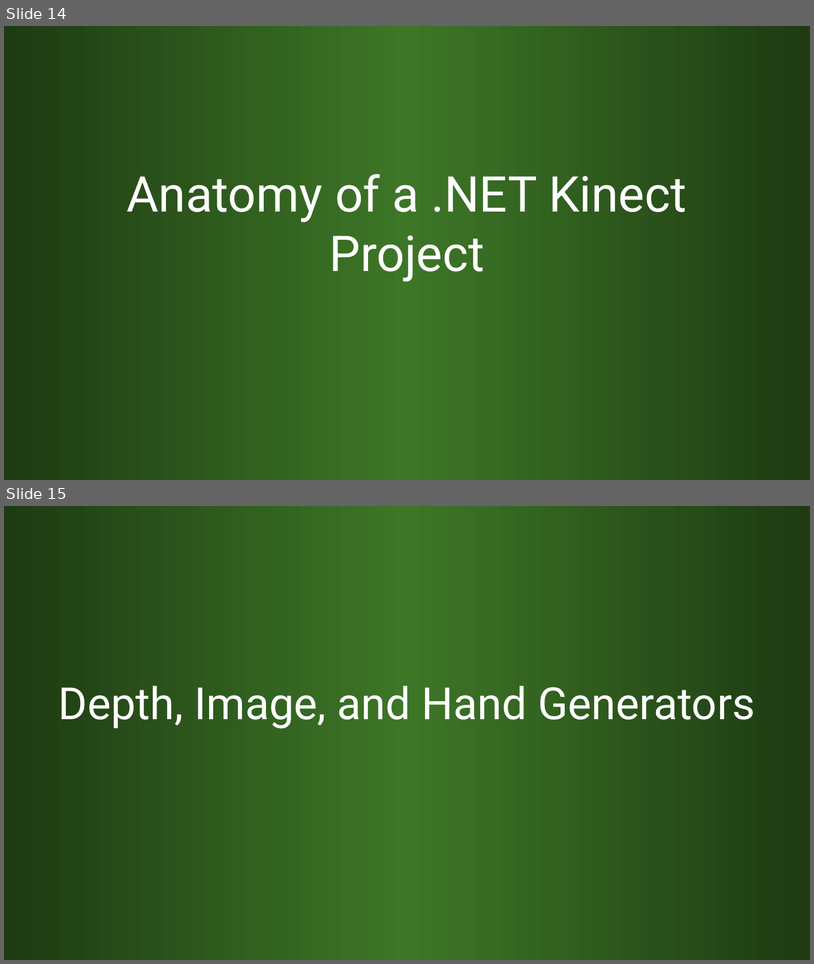
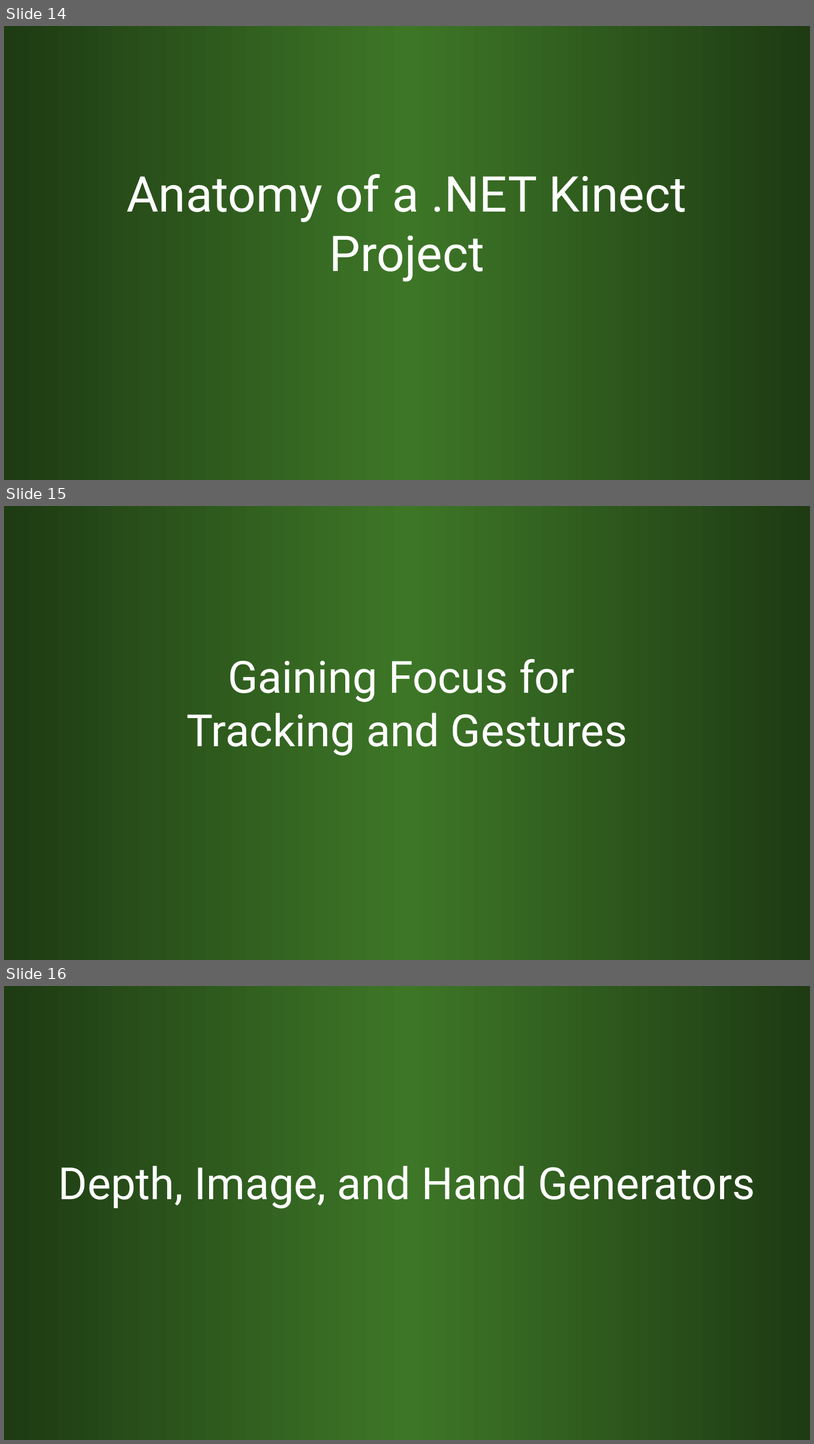
Before and after one commit to kindohm/kinect-nite-dev, a slide deck: slides/KinectDev.pptx. Shown one above the other, each under a label of ours: slides 14 and 15 before the commit, slides 14, 15 and 16 after it. The pictures are 814x964 and 814x1444 pixels, drawn with LibreOffice and Linux fonts; fonts in the diff are those of the drawing. Boxes give left, top, right and bottom in pixels: in the first picture for what was removed or moved away, otherwise in the second. Text is boxed around its words. In the diff, an @@ line names an element or a change of style, - is before the commit and + after.

```diff
--- a/slides/KinectDev.pptx
+++ b/slides/KinectDev.pptx
@@ slide 15 added at <box>4,506,810,960</box>, background gradient #1E3B13 to #3D7627 @@
@@ title added at <box>186,659,627,756</box>, 39.6 pt, text #FFFFFF @@
+Gaining Focus for
+Tracking and Gestures
@@ what was slide 15 is now slide 16 @@
```
Also in this commit, not shown: 7 slides changed, 33 other files.
